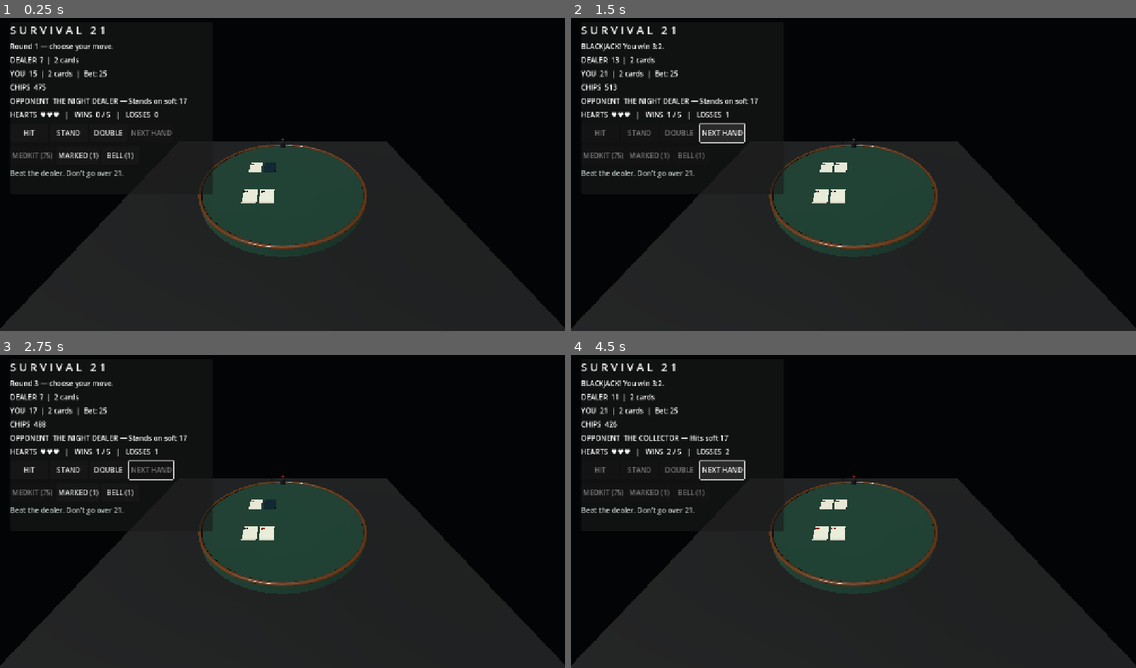
Above: before the commit, frames 1-4 (two rows, left to right).
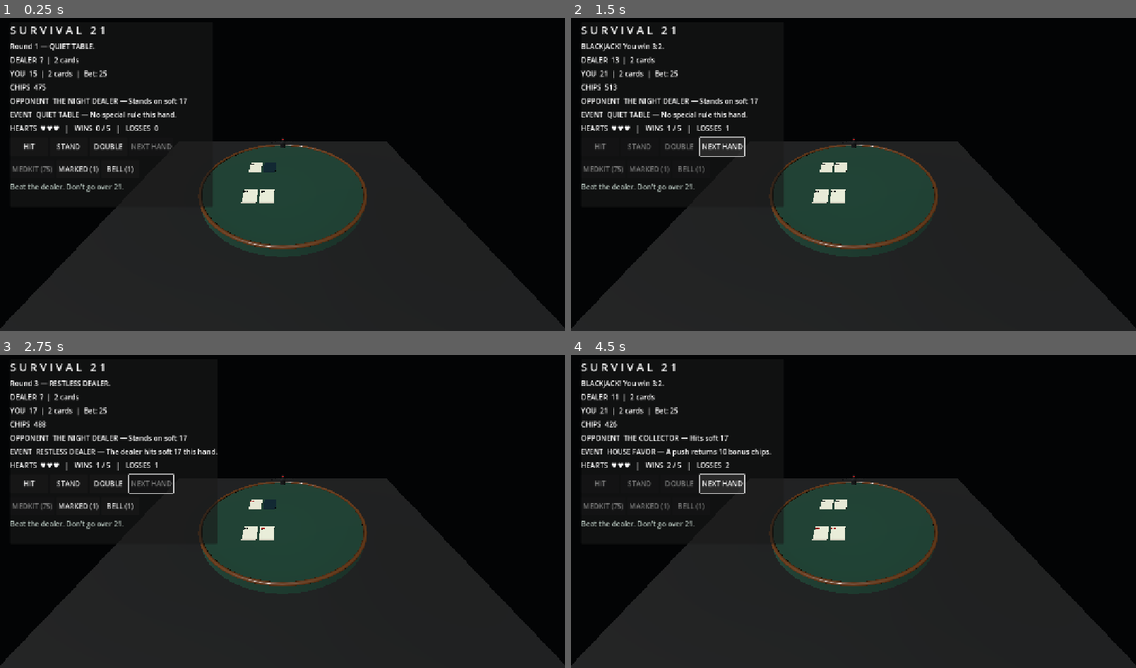
Above: after the commit, the same moments.

Repository: kage049754/Cgame
Game: Godot game, scene res://scenes/main.tscn
Same seed, same stepped clock (60 frames per second), same inputs: the game is played once before the commit and once after it.
Inputs:
- Up to frame 1 (0.25 s): no input
- Up to frame 2 (1.5 s): click "STAND" at 0.5 s; click "NEXT HAND" at 1.25 s
- Up to frame 3 (2.75 s): click "NEXT HAND" at 2 s
- Up to frame 4 (4.5 s): click "DOUBLE" at 2.75 s; click "MEDKIT (75)" at 3.5 s; click "NEXT HAND" at 4.25 s

The runs differ from the first frame. In frame 1, 2.1% of the frame differs, in the area x 1-38%, y 8-61%; in frame 2, 2.3%; in frame 3, 2.4%, in the area x 1-39%, y 8-61%; in frame 4, 2.4%.

Commit message:
Add encounter events and gameplay modifiers with tests

Diff:
--- /dev/null
+++ b/scripts/encounter_events.gd
@@ -0,0 +1,39 @@
+class_name EncounterEvents
+extends RefCounted
+
+static func event_for_round(round_number: int) -> Dictionary:
+	if round_number > 0 and round_number % 5 == 0:
+		return {
+			"id": "BLOOD_TOLL",
+			"name": "BLOOD TOLL",
+			"description": "A loss costs 10 extra chips.",
+			"loss_tax": 10,
+			"push_bonus": 0,
+			"force_soft_17": false
+		}
+	if round_number > 0 and round_number % 4 == 0:
+		return {
+			"id": "HOUSE_FAVOR",
+			"name": "HOUSE FAVOR",
+			"description": "A push returns 10 bonus chips.",
+			"loss_tax": 0,
+			"push_bonus": 10,
+			"force_soft_17": false
+		}
+	if round_number > 0 and round_number % 3 == 0:
+		return {
+			"id": "RESTLESS_DEALER",
+			"name": "RESTLESS DEALER",
+			"description": "The dealer hits soft 17 this hand.",
+			"loss_tax": 0,
+			"push_bonus": 0,
+			"force_soft_17": true
+		}
+	return {
+		"id": "QUIET_TABLE",
+		"name": "QUIET TABLE",
+		"description": "No special rule this hand.",
+		"loss_tax": 0,
+		"push_bonus": 0,
+		"force_soft_17": false
+	}
--- a/scripts/main.gd
+++ b/scripts/main.gd
@@ -5,6 +5,7 @@
 const DealerCharacterScene = preload("res://scenes/dealer_character.tscn")
 const SurvivalItemsState = preload("res://scripts/survival_items.gd")
 const SaveSystem = preload("res://scripts/survival_save.gd")
+const EncounterEventsState = preload("res://scripts/encounter_events.gd")
 const STARTING_CHIPS := 500
 const BASE_BET := 25
 
@@ -21,6 +22,7 @@
 var chips_label: Label
 var survival_label: Label
 var opponent_label: Label
+var event_label: Label
 var medkit_button: Button
 var marked_button: Button
 var bell_button: Button
@@ -29,6 +31,7 @@
 var items := SurvivalItemsState.new()
 var dealer_revealed := false
 var house_bell_active := false
+var current_event: Dictionary = {}
 var hit_button: Button
 var stand_button: Button
 var deal_button: Button
@@ -50,6 +53,7 @@
 	var state := {
 		"save_version": SaveSystem.SAVE_VERSION,
 		"chips": chips,
+		"round_number": round_number,
 		"health": survival.health,
 		"wins": survival.wins,
 		"losses": survival.losses,
@@ -67,6 +71,7 @@
 	if state.is_empty():
 		return false
 	chips = maxi(0, int(state.get("chips", STARTING_CHIPS)))
+	round_number = maxi(0, int(state.get("round_number", 0)))
 	survival.health = clampi(int(state.get("health", SurvivalRun.STARTING_HEALTH)), 0, SurvivalRun.MAX_HEALTH)
 	survival.wins = maxi(0, int(state.get("wins", 0)))
 	survival.losses = maxi(0, int(state.get("losses", 0)))
@@ -143,7 +148,7 @@
 	add_child(layer)
 	var panel := PanelContainer.new()
 	panel.position = Vector2(22, 18)
-	panel.size = Vector2(460, 390)
+	panel.size = Vector2(460, 420)
 	layer.add_child(panel)
 	var column := VBoxContainer.new()
 	column.add_theme_constant_override("separation", 9)
@@ -164,6 +169,8 @@
 	column.add_child(chips_label)
 	opponent_label = Label.new()
 	column.add_child(opponent_label)
+	event_label = Label.new()
+	column.add_child(event_label)
 	survival_label = Label.new()
 	column.add_child(survival_label)
 
@@ -226,6 +233,7 @@
 	round_number += 1
 	dealer_revealed = false
 	house_bell_active = false
+	current_event = EncounterEventsState.event_for_round(round_number)
 	current_bet = mini(BASE_BET, chips)
 	chips -= current_bet
 	player_hand.clear()
@@ -236,7 +244,7 @@
 	_draw_card(player_hand)
 	_draw_card(dealer_hand)
 	round_active = true
-	status_label.text = "Round %d — choose your move." % round_number
+	status_label.text = "Round %d — %s." % [round_number, current_event.get("name", "QUIET TABLE")]
 	if Rules.is_blackjack(player_hand) or Rules.is_blackjack(dealer_hand):
 		_finish_round()
 	_update_ui()
@@ -269,7 +277,7 @@
 func _on_stand() -> void:
 	if not round_active:
 		return
-	while Opponents.should_dealer_hit(dealer_hand, survival.wins, house_bell_active):
+	while Opponents.should_dealer_hit(dealer_hand, survival.wins, house_bell_active, bool(current_event.get("force_soft_17", false))):
 		_draw_card(dealer_hand)
 	_finish_round()
 	_update_ui()
@@ -282,7 +290,7 @@
 	current_bet *= 2
 	_draw_card(player_hand)
 	if not Rules.is_bust(player_hand):
-		while Opponents.should_dealer_hit(dealer_hand, survival.wins, house_bell_active):
+		while Opponents.should_dealer_hit(dealer_hand, survival.wins, house_bell_active, bool(current_event.get("force_soft_17", false))):
 			_draw_card(dealer_hand)
 	_finish_round()
 	_update_ui()
@@ -325,9 +333,11 @@
 		chips += current_bet * 2
 		status_label.text = "You survived this hand. You win."
 	elif result == "push":
-		chips += current_bet
-		status_label.text = "Push. Your bet is returned."
+		var bonus := int(current_event.get("push_bonus", 0))
+		chips += current_bet + bonus
+		status_label.text = "Push. Your bet is returned%s." % (" + %d bonus chips" % bonus if bonus > 0 else "")
 	else:
+		chips = maxi(0, chips - int(current_event.get("loss_tax", 0)))
 		status_label.text = "You lost this hand."
 	if survival.ending == "victory":
 		status_label.text = "THE HOUSE IS BROKEN. YOU SURVIVED."
@@ -370,6 +380,7 @@
 	chips_label.text = "CHIPS  %d" % chips
 	var opponent_profile := Opponents.profile_for_wins(survival.wins)
 	opponent_label.text = "OPPONENT  %s — %s" % [opponent_profile.get("name", "UNKNOWN"), opponent_profile.get("tell", "")]
+	event_label.text = "EVENT  %s — %s" % [current_event.get("name", "QUIET TABLE"), current_event.get("description", "")]
 	survival_label.text = "HEARTS  %s   |   WINS  %d / %d   |   LOSSES  %d" % ["♥".repeat(survival.health) + "♡".repeat(SurvivalRun.MAX_HEALTH - survival.health), survival.wins, SurvivalRun.REQUIRED_WINS, survival.losses]
 	hit_button.disabled = not round_active
 	stand_button.disabled = not round_active
--- a/scripts/opponent_profiles.gd
+++ b/scripts/opponent_profiles.gd
@@ -25,7 +25,7 @@
 		"hit_soft_17": false
 	}
 
-static func should_dealer_hit(cards: Array, wins: int, house_bell_active: bool = false) -> bool:
+static func should_dealer_hit(cards: Array, wins: int, house_bell_active: bool = false, force_soft_17: bool = false) -> bool:
 	if house_bell_active:
 		return false
 	var profile := profile_for_wins(wins)
@@ -33,6 +33,6 @@
 	var stand_at := int(profile.get("stand_at", 17))
 	if value < stand_at:
 		return true
-	if value == 17 and bool(profile.get("hit_soft_17", false)) and BlackjackRules.is_soft(cards):
+	if value == 17 and (bool(profile.get("hit_soft_17", false)) or force_soft_17) and BlackjackRules.is_soft(cards):
 		return true
 	return false
--- a/tests/run_tests.gd
+++ b/tests/run_tests.gd
@@ -5,6 +5,7 @@
 const Opponents = preload("res://scripts/opponent_profiles.gd")
 const SurvivalItemsState = preload("res://scripts/survival_items.gd")
 const SaveSystem = preload("res://scripts/survival_save.gd")
+const EncounterEventsState = preload("res://scripts/encounter_events.gd")
 
 func _initialize() -> void:
 	_test_values()
@@ -15,6 +16,7 @@
 	_test_survival_progression()
 	_test_survival_items()
 	_test_save_system()
+	_test_encounter_events()
 	print("All Survival 21 tests passed.")
 	quit()
 
@@ -61,6 +63,19 @@
 	_expect(Rules.outcome([{"rank": 10}, {"rank": 8}], [{"rank": 10}, {"rank": 8}]) == "push", "Equal hands should push")
 	_expect(Rules.outcome([{"rank": 10}, {"rank": 9}, {"rank": 5}], [{"rank": 10}, {"rank": 7}]) == "lose", "Player bust should lose")
 	_expect(Rules.outcome([{"rank": 10}, {"rank": 8}], [{"rank": 10}, {"rank": 9}, {"rank": 5}]) == "win", "Dealer bust should lose")
+
+func _test_encounter_events() -> void:
+	var quiet := EncounterEventsState.event_for_round(1)
+	var restless := EncounterEventsState.event_for_round(3)
+	var favor := EncounterEventsState.event_for_round(4)
+	var toll := EncounterEventsState.event_for_round(5)
+	_expect(quiet.get("id") == "QUIET_TABLE", "Ordinary rounds should use the quiet-table event")
+	_expect(restless.get("force_soft_17", false), "Every third round should force soft-17 dealer draws")
+	_expect(favor.get("push_bonus", 0) == 10, "House Favor should add ten chips on a push")
+	_expect(toll.get("loss_tax", 0) == 10, "Blood Toll should charge ten extra chips after a loss")
+	var soft_seventeen := [{"rank": 1}, {"rank": 6}]
+	_expect(Opponents.should_dealer_hit(soft_seventeen, 0, false, true), "Restless Dealer event should override Night Dealer soft-17 behavior")
+	_expect(not Opponents.should_dealer_hit(soft_seventeen, 0, true, true), "House Bell should override the Restless Dealer event")
 
 func _test_save_system() -> void:
 	var path := "user://survival21_test.cfg"
Not shown, changed: GAMEPLAY.md
